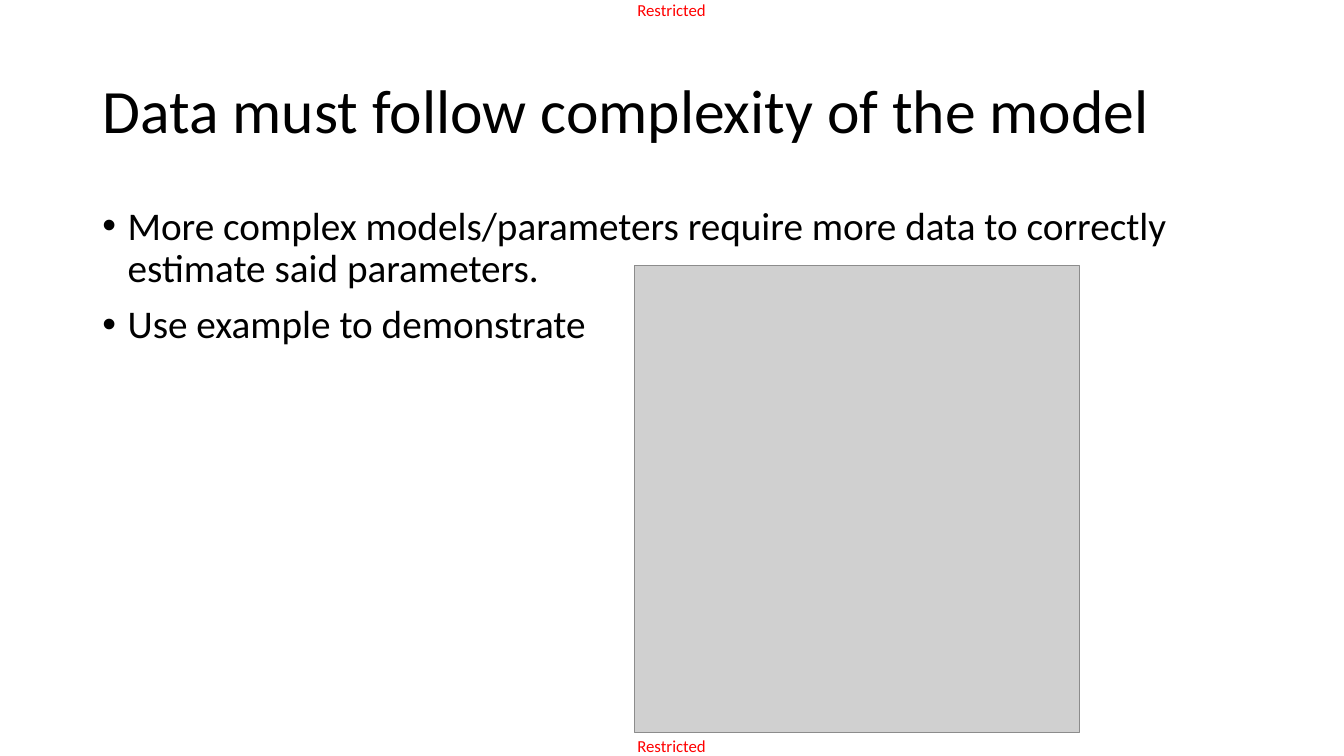
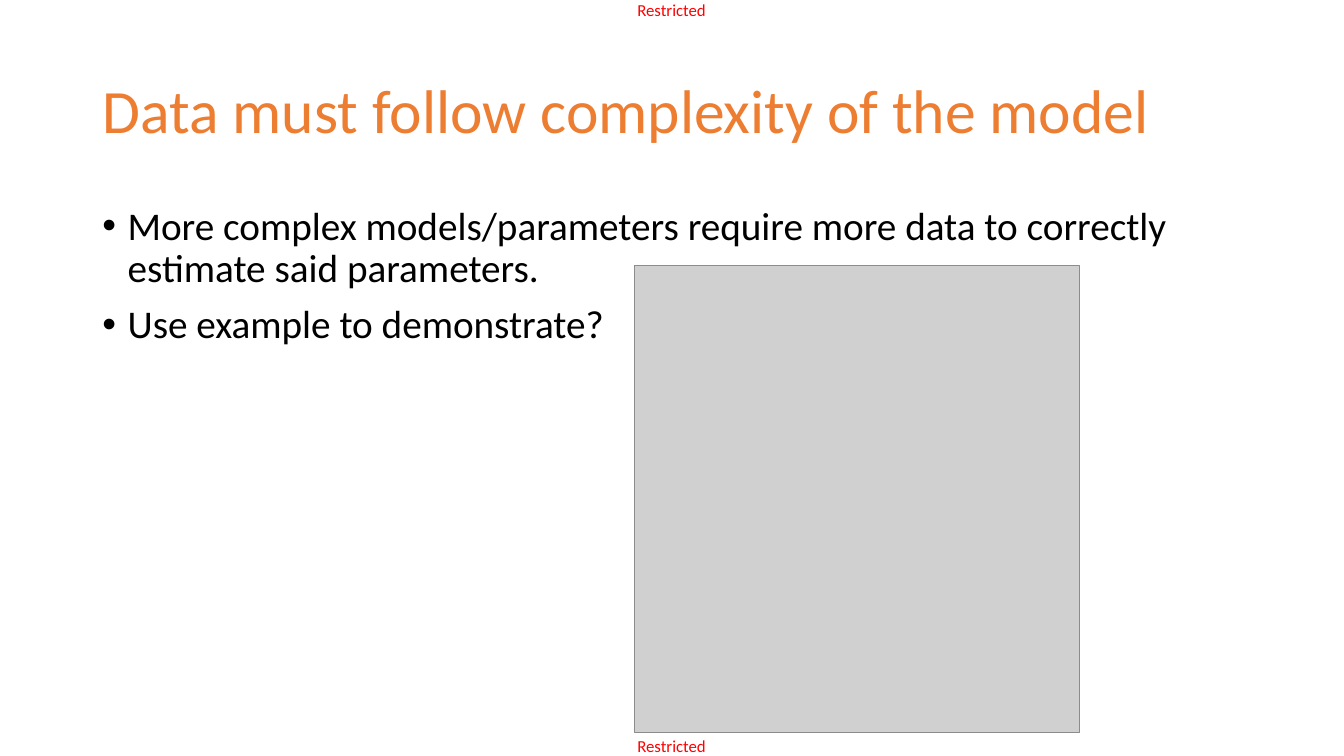
Before and after one commit to matthieudemari/SUTD_DL_50_039, a slide deck: slide 19 of Org.pptx. Drawn at 1344x756 pixels with LibreOffice and Linux fonts; fonts in the diff are those of the drawing; grey boxes stand for pictures. Boxes give left, top, right and bottom in pixels: in the first picture for what was removed or moved away, otherwise in the second. Text is boxed around its words. In the diff, an @@ line names an element or a change of style, - is before the commit and + after.

```diff
--- a/Org.pptx
+++ b/Org.pptx
@@ title "Data must follow complexity of ..." at (x1=102, y1=90, x2=1149, y2=143): text colour #000000 to #ED7D31 @@
@@ text at (x1=128, y1=310, x2=604, y2=345): text changed @@
-• Use example to demonstrate
+• Use example to demonstrate?
```
Also in this commit, not shown: 38 other slides changed, 2 other files.
